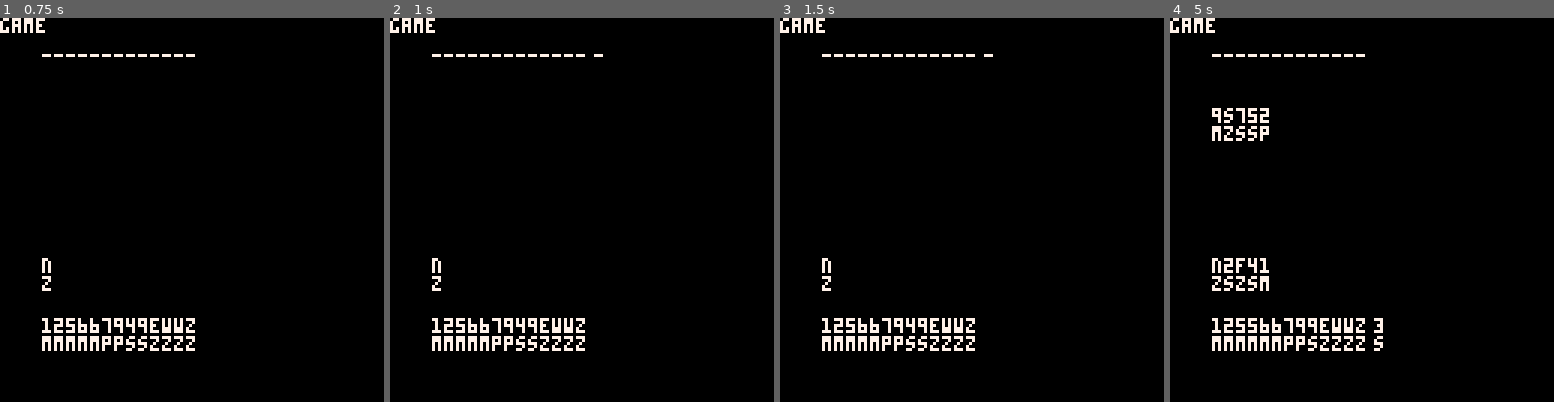
Above: before the commit, frames 1-4 (left to right).
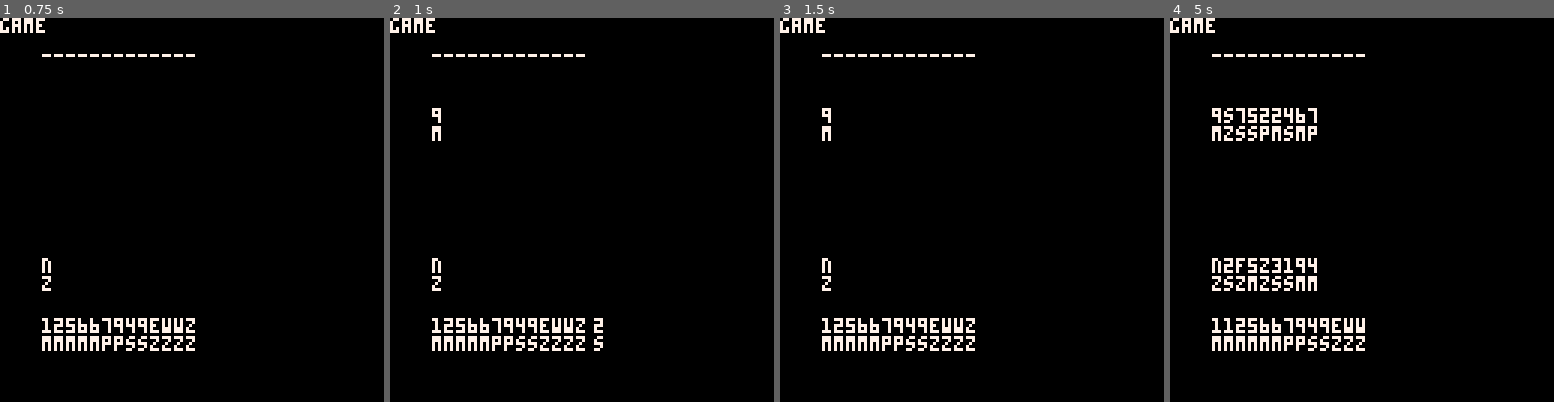
Above: after the commit, the same moments.

Repository: lychees/pico8-workshop
Game: PICO-8 cartridge mahjong.p8
The game is run twice, just before and just after one commit, with the same random seed, the same clock (stepped at 60 frames per second) and the same inputs.
Inputs:
- Up to frame 1 (0.75 s): tap X (X key) at 0.33 s; tap O (Z key) at 0.7 s
- Up to frame 2 (1 s): no input
- Up to frame 3 (1.5 s): tap X (X key) at 1.07 s
- Up to frame 4 (5 s): hold Right 1.6-2.1 s; tap O (Z key) every 0.4 s from 1.7 to 4.9 s; tap X (X key) at 1.85, 2.97, 4.08 s; hold Up 2.15-2.42 s; hold Right 2.47-3.03 s; hold Left 3.08-3.58 s; hold Down 3.63-3.97 s; hold Right 4.02-4.68 s; hold Up from 4.73 s (still down)

Frame 1 is identical in both runs. In frame 2, 0.3% of the frame differs, in the area x 10-56%, y 9-87%; in frame 3, 0.2%; in frame 4, 1.5%, in the area x 14-56%, y 23-87%.

Commit message:
弹窗、检测鸣牌

Diff:
--- a/mahjong.p8
+++ b/mahjong.p8
@@ -13,7 +13,7 @@
   start_scene.root = layer:new({text="start",x=20,y=20})
   game_scene.root = layer:new({text="game",x=-20,y=30})
   start_scene.root.update = function()
-    if btn(0) then
+    if btnp(0) then
       sfx(0)
       active_scene = game_scene
     end
@@ -83,21 +83,26 @@
     end
 
     self.player_select_tile_to_discard = function(self)
-      if btn(0) then
+      --addwind(84,64,30,30,{"chii","pon","kan"})
+      --showinv()
+      if btnp(0) then
         if p1.hand.active_index > 1 then
           sfx(0)
           p1.hand.active_index -= 1
-        end
-      end
-
-      if btn(1) then
+          game_scene.animations.twinkle.timer = 0
+          p1.hand.flashing = true
+        end
+      end
+      if btnp(1) then
         if p1.hand.active_index < #p1.hand then
           sfx(0)
           p1.hand.active_index += 1
-        end
-      end
-
-      if btn(4) then
+          game_scene.animations.twinkle.timer = 0
+          p1.hand.flashing = true
+        end
+      end
+
+      if btnp(4) then
         sfx(0)
         game_scene.animations.twinkle = nil
         p1:discard(p1.hand.active_index)
@@ -112,12 +117,60 @@
     end
 
     self.cpu_select_tile_to_discard = function(self)
-      if btn(4) then
         sfx(0)
-        p2:discard(14)
+        local d = p2:discard(14)
+        if any_shuntsu(p2.count, d) then
+          add(p1.options, "chii")
+        end
+        if any_koutsu(p2.count, d) then
+          add(p1.options, "pon")
+        end
+
+        if #p1.options > 0 then
+          p1.options.active_index = 1
+          self.update = self.naki
+        else
+          self.update = self.player_turn
+        end
+
+    end
+
+    self.naki = function(self)
+      if btnp(2) then
+        if p1.options.active_index > 1 then
+          sfx(0)
+          p1.options.active_index -= 1
+        end
+      end
+
+      if btnp(3) then
+        if p1.options.active_index < #p1.options then
+          sfx(0)
+          p1.options.active_index += 1
+        end
+      end
+
+      if btnp(4) then
+        -- p1.options[i].apply
+        local t = #p1.options
+        for i=1,t do --!!!
+          p1.options[i] = nil
+        end
+        --self.update = self.player_select_tile_to_discard
         self.update = self.player_turn
       end
-    end
+
+      if btnp(5) then
+        sfx(0)
+        -- p1.options = {}
+        local t = #p1.options
+        for i=1,t do --!!!
+          p1.options[i] = nil
+        end
+        self.update = self.player_turn
+      end
+    end
+
 
     self.update = self.player_turn
 
@@ -126,6 +179,28 @@
     add(self.children, p2.hand)
     add(self.children, p1.river)
     add(self.children, p2.river)
+    p1.options = {}
+    p1.options.draw = function(self)
+      if #self > 0 then
+        local x0 = 90
+        local x1 = x0 + 32
+        local y1 = 120
+        local y0 = y1-6*#self-6
+        rectfill(x0,y0,x1,y0,0)
+        rect(x0,y0,x1,y1,6)
+        x0 += 4
+        y0 += 4
+        for i=1,#self do
+          print(self[i], x0+6, y0)
+          if i==self.active_index then
+            spr(255,x0+sin(time()),y0)
+          end
+          y0 += 6
+        end
+      end
+
+    end
+    add(self.children, p1.options)
   end
   active_scene = game_scene
   start_scene.active_layer = start_scene.root
@@ -141,7 +216,7 @@
   self.last_scene=nil
   return o
 end
-function scene:update() --?
+function scene:update()
   self.active_layer:update()
   if self.animations ~= nil then
     for k,v in pairs(self.animations) do
@@ -199,11 +274,20 @@
   o.hand = {}
   o.river = {}
   o.fuuro = {}
+  o.count = {}
   return o
+end
+function player:add(t)
+  add(self.hand, t)
+  if self.count[t] == nil then
+    self.count[t] = 0
+  end
+  self.count[t] += 1
 end
 function player:init(hill)
   for i=1,13 do
-    add(self.hand,hill[hill.i])
+    local t = hill[hill.i]
+    self:add(t)
     hill.i+=1
   end
   self.hill = hill
@@ -213,21 +297,129 @@
   local h = self.hill
   local t = h[h.i]
   h.i += 1
-  add(self.hand, t)
+  self:add(t)
 end
 function player:discard(i)
   local h = self.hand
   local t = h[i]
   add(self.river, t)
+  self.count[t] -= 1
+  if self.count[t] == 0 then
+    self.count[t] = nil
+  end
   h[i] = h[#h]
   h[#h] = nil
   sort(h)
+  return t
 end
 -->8
 function _draw()
   active_scene:draw()
+  --drawlogo()
+  --fadeperc=0
+  --checkfade()
+  --★
+  --cursor(4,4)
+  --color(8)
 end
 -->8
+-- Agari Algorithm
+divide_result = {}
+divide_results = {}
+function any_shuntsu_start_with(c, h)
+  if c[h] == nil or c[h+1] == nil or c[h+2] == nil then
+    return false;
+  end
+  for i=0,2 do
+    if i*9+1 <= h and h <= i*9+7 then
+      return true
+    end
+  end
+  return false
+end
+
+function any_shuntsu(c, h)
+  if h > 27 then
+    return false
+  end
+  if (any_shuntsu_start_with(c, h)) return true
+  if (h ~= 1 and h ~= 10 and h ~= 19) then
+    if (any_shuntsu_start_with(c, h-1)) return true
+    if (h ~= 2 and h ~= 11 and h ~= 20) then
+      if (any_shuntsu_start_with(c, h-2)) return true
+    end
+  end
+end
+
+function any_koutsu(c, h)
+  if c[h] == nil then
+    return false
+  end
+  return c[h] >= 3
+end
+
+function shuntsu_dfs(h)
+  local ok = false
+
+  if h == nil then
+    return false
+  end
+  if any_shuntsu_start_with(h) then
+    count[h] -= 1
+    count[h+1] -= 1
+    count[h+2] -= 1
+    add(divide_result, {h,h+1,h+2})
+    mentsu_dfs(count, h)
+    del(divide_result, {h,h+1,h+2})
+    count[h+2] += 1
+    count[h+1] += 1
+    count[h] += 1
+  end
+end
+
+function koutsu_dfs(h)
+  if any_koutsu(h) then
+    count[h] -= 3
+    add(divide_result, {h,h,h})
+    faces_dfs(count)
+    del(divide_result, {h,h,h})
+    count[h] += 3
+  end
+end
+
+function mentsu_dfs()
+  for i, v in pairs(count) do
+    if v >= 1 then
+      koutsu_dfs(i)
+      shuntsu_dfs(i)
+      return
+    end
+  end
+  -- Succuess
+  add(divide_results, divide_results)
+end
+
+function is_agari()
+  divide_results = {}
+  divide_result = {}
+  -- jantou, 11
+  for i, v in pairs(count) do
+    if v >= 2 then
+      v -= 2
+      add(divide_result, {v,v})
+      mentsu_dfs()
+      del(divide_result, {v,v})
+      v += 2
+    end
+  end
+  -- return #divide_results > 0
+  if #divide_results > 0 then
+    return true
+  end
+end
+
+-->8
+-- General Library
 function sort(a)
  for i=1,#a do
     local j = i
@@ -253,22 +445,150 @@
   local s = {"e","s","w","n","w","f","z"}
   return 'z', s[x]
 end
-…(19 lines of a section not shown)…
+-->8
+-- UI stuff
+function rectfill2(_x,_y,_w,_h,_c)
+ rectfill(_x,_y,_x+max(_w-1,0),_y+max(_h-1,0),_c)
+end
+…(142 lines of a section not shown)…
Not shown, changed: 140 lines of the sprite sheet (__gfx__) section of mahjong.p8
